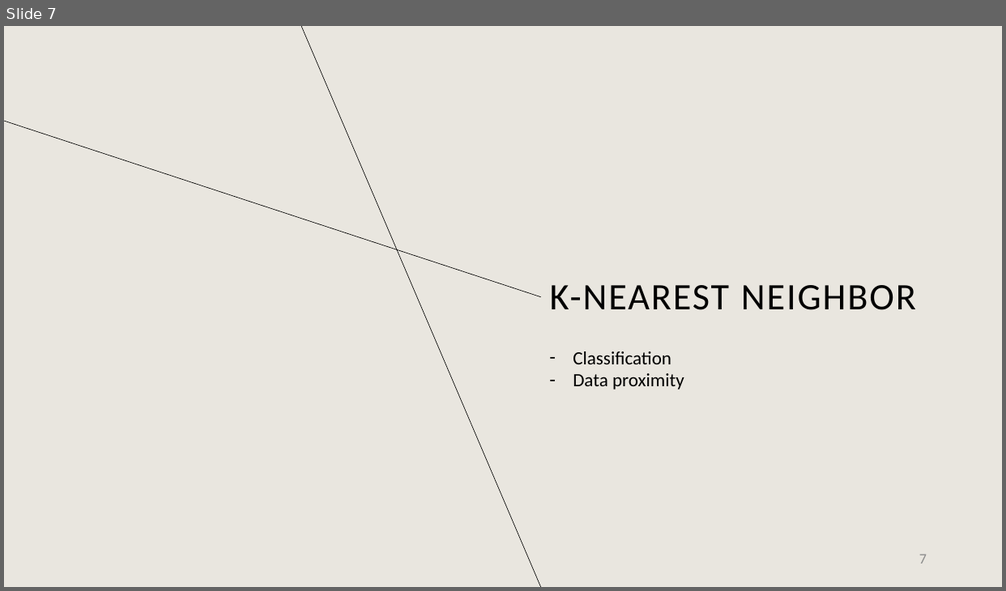
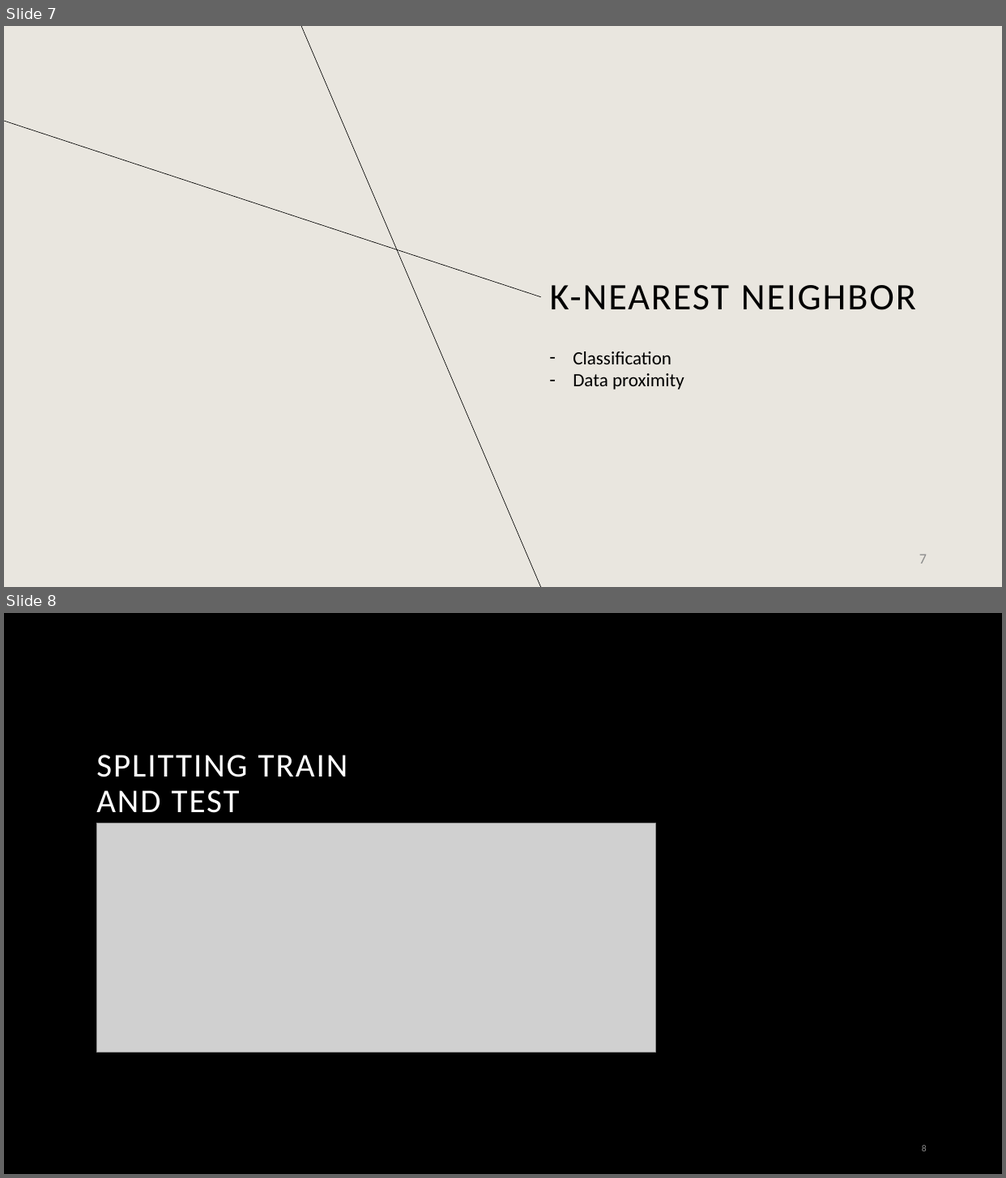
Before and after one commit to Hugo-Leyx-valade/projet-ML, a slide deck: Spotiflop_ML.pptx. Shown one above the other, each under a label of ours: slide 7 before the commit, slides 7 and 8 after it. The pictures are 1006x591 and 1006x1178 pixels, drawn with LibreOffice and Linux fonts; fonts in the diff are those of the drawing; grey boxes stand for pictures; background and template pictures are left out. Boxes give left, top, right and bottom in pixels: in the first picture for what was removed or moved away, otherwise in the second. Text is boxed around its words. In the diff, an @@ line names an element or a change of style, - is before the commit and + after.

```diff
--- a/Spotiflop_ML.pptx
+++ b/Spotiflop_ML.pptx
@@ slide 8 added at <box>4,613,1002,1174</box>, background #000000 @@
@@ text added at <box>96,755,348,813</box>, 32 pt, text #FFFFFF @@
+SPLITTING TRAIN AND TEST
@@ picture added at <box>97,824,655,1053</box> @@
@@ page number added at <box>922,1145,927,1152</box>, 9 pt, text #8C8C8C @@
+8
```
Also in this commit, not shown: 1 slide changed, 6 other slides added, 1 slide removed.
